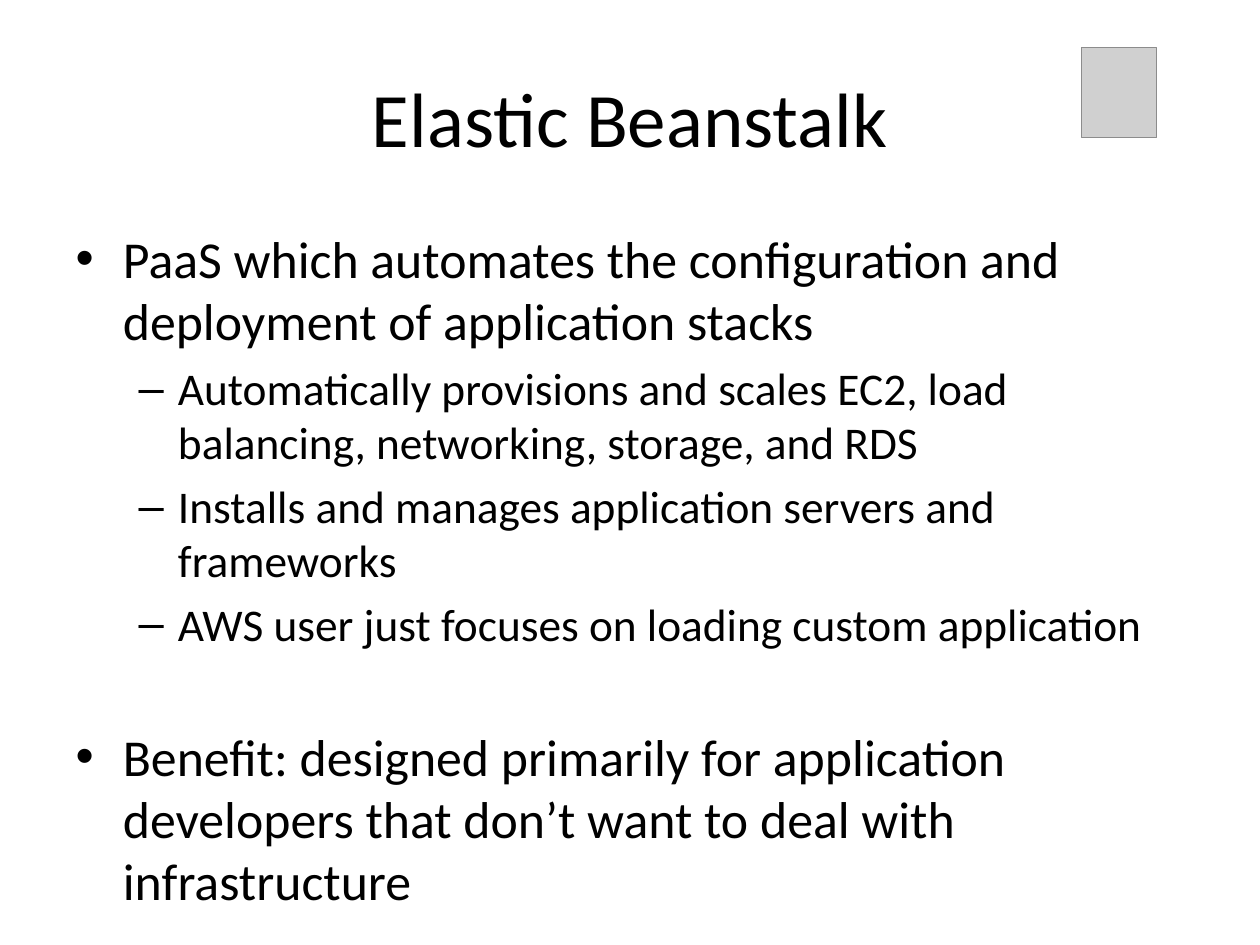
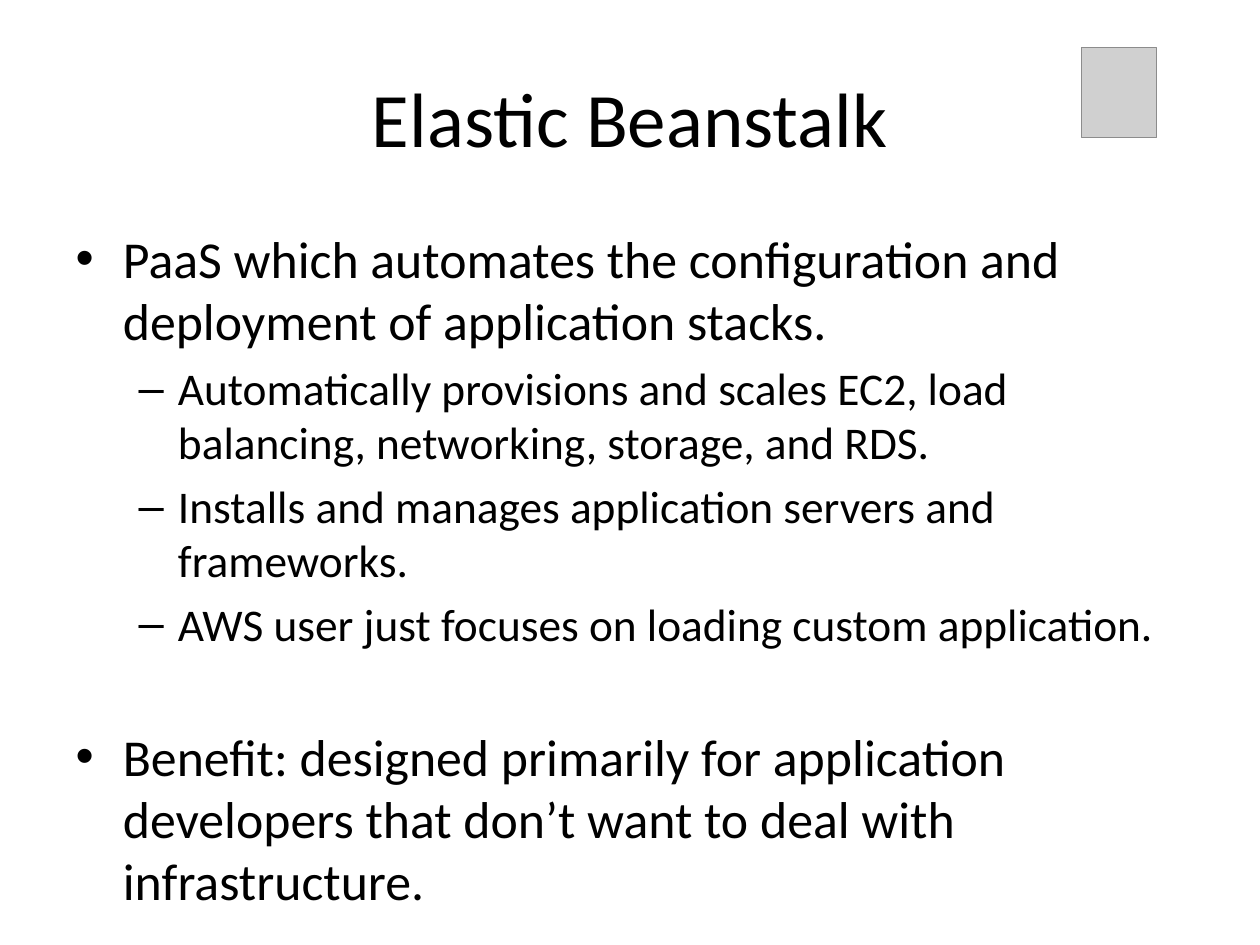
Before and after one commit to jasondbaker/infrastructure-class, a slide deck: slide 33 of infrastructure-week-6.pptx (slide 34 before the commit). Drawn at 1260x945 pixels with LibreOffice and Linux fonts; fonts in the diff are those of the drawing; grey boxes stand for pictures. Boxes give left, top, right and bottom in pixels: in the first picture for what was removed or moved away, otherwise in the second. Text is boxed around its words. In the diff, an @@ line names an element or a change of style, - is before the commit and + after.

```diff
--- a/infrastructure-week-6.pptx
+++ b/infrastructure-week-6.pptx
@@ text at [123, 242, 1153, 847]: text changed @@
-• PaaS which automates the configuration and deployment of application stacks
-  – Automatically provisions and scales EC2, load balancing, networking, storage, and RDS
-  – Installs and manages application servers and frameworks
-  – AWS user just focuses on loading custom application
-• Benefit: designed primarily for application developers that don’t want to deal with infrastructure
+• PaaS which automates the configuration and deployment of application stacks.
+  – Automatically provisions and scales EC2, load balancing, networking, storage, and RDS.
+  – Installs and manages application servers and frameworks.
+  – AWS user just focuses on loading custom application.
+• Benefit: designed primarily for application developers that don’t want to deal with infrastructure.
```
Also in this commit, not shown: 27 other slides changed, 1 slide added, 2 slides removed, 1 other file.
